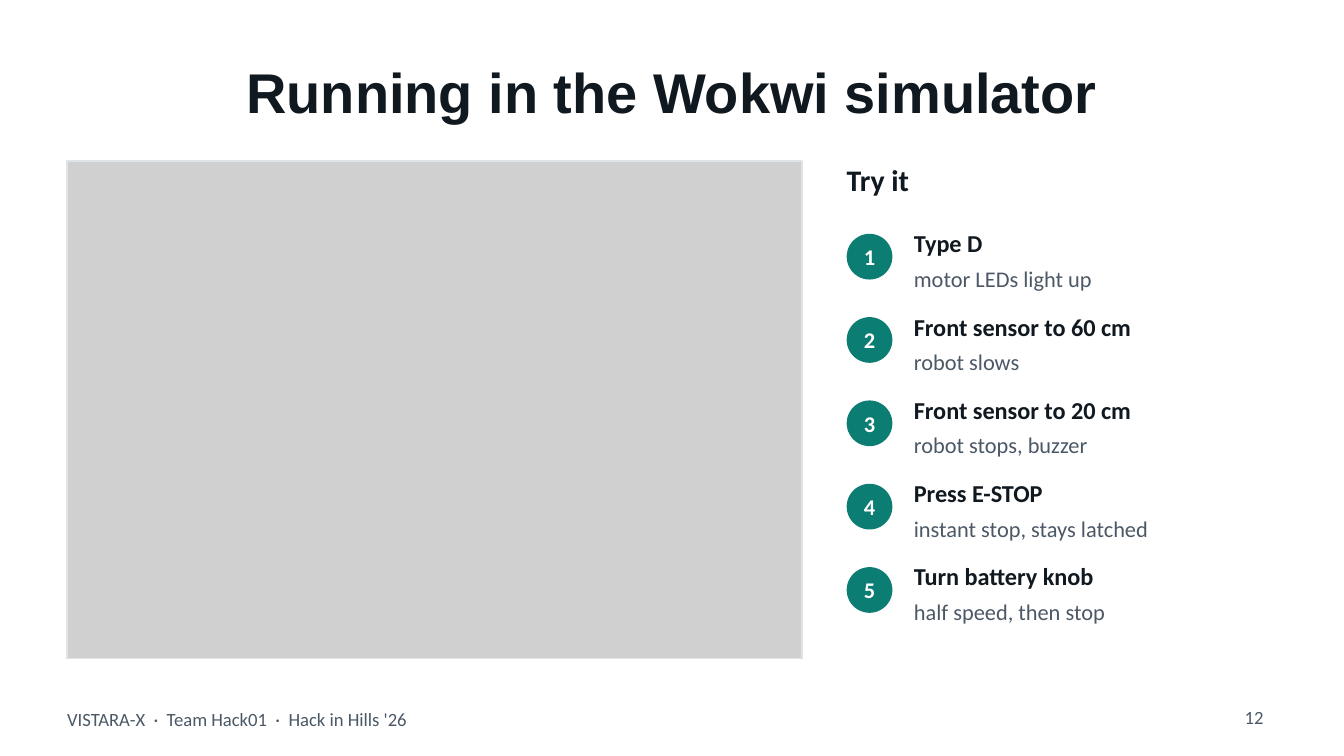
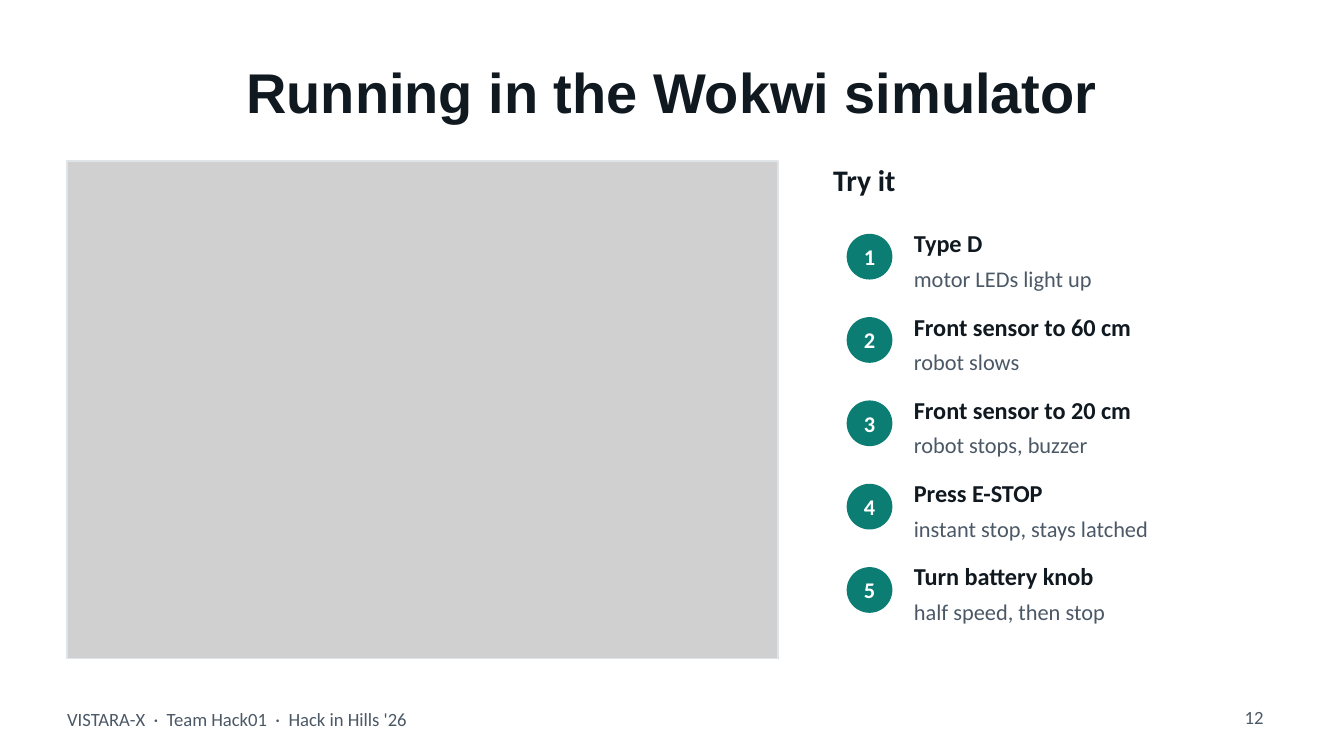
Before and after one commit to RiteshKumar2e/VISTARA-X, a slide deck: slide 12 of presentation/VISTARA-X_Hack01.pptx. Drawn at 1344x756 pixels with LibreOffice and Linux fonts; fonts in the diff are those of the drawing; grey boxes stand for pictures. Boxes give left, top, right and bottom in pixels: in the first picture for what was removed or moved away, otherwise in the second. Text is boxed around its words. In the diff, an @@ line names an element or a change of style, - is before the commit and + after.

Commit message:
feat: update presentation files with new simulation visuals

```diff
--- a/presentation/VISTARA-X_Hack01.pptx
+++ b/presentation/VISTARA-X_Hack01.pptx
@@ picture: place and size @@
-picture at <box>67,161,802,659</box>
+picture at <box>67,161,778,659</box>
@@ rectangle: place and size @@
-rectangle at <box>67,161,802,659</box>
+rectangle at <box>67,161,778,659</box>
@@ text "Try it": place and size @@
-text "Try it" at <box>847,170,909,196</box>
+text "Try it" at <box>833,170,896,196</box>
```
Also in this commit, not shown: 1 other file.
